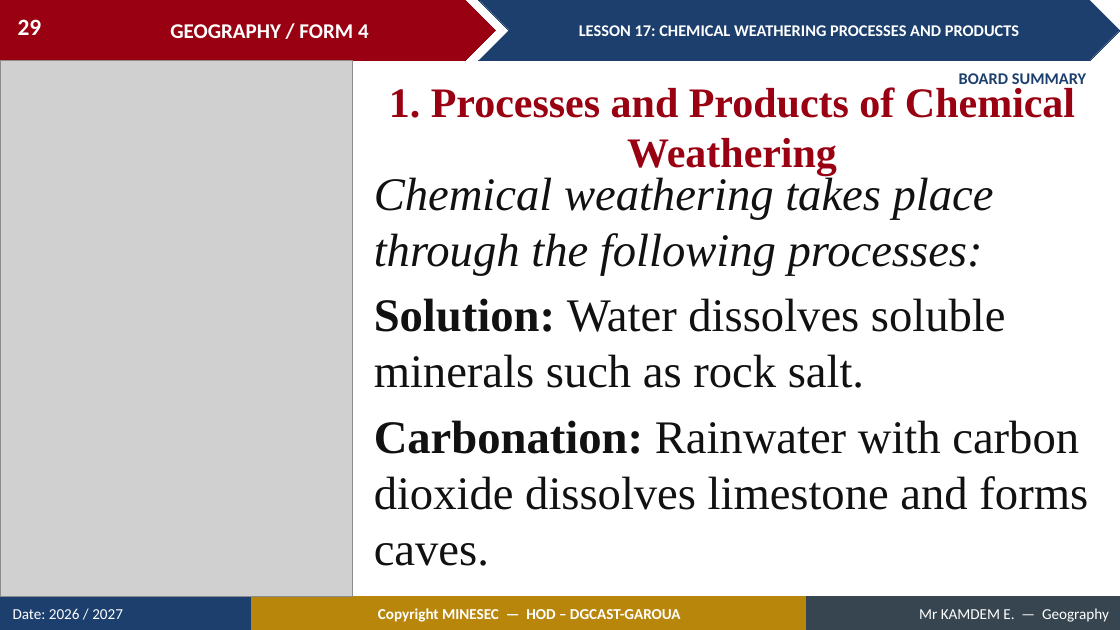
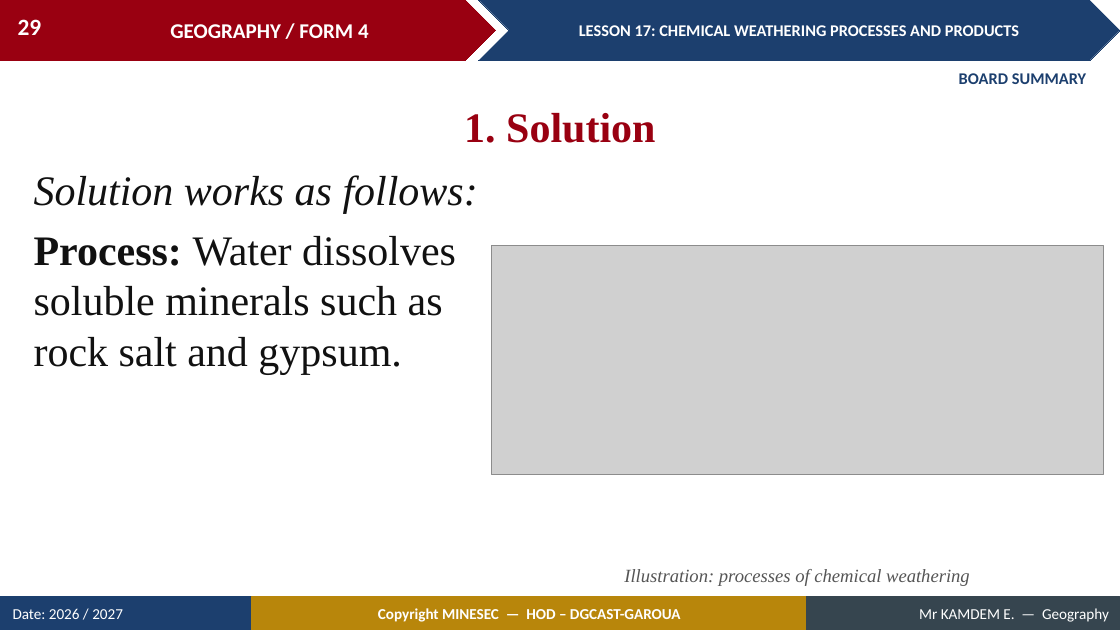
Before and after one commit to Berthautk/linea-github, a slide deck: slide 29 of lecons/F3/20_FORM4_LESSON17_Chemical_Weathering.pptx. Drawn at 1120x630 pixels with LibreOffice and Linux fonts; fonts in the diff are those of the drawing; grey boxes stand for pictures. Boxes give left, top, right and bottom in pixels: in the first picture for what was removed or moved away, otherwise in the second. Text is boxed around its words. In the diff, an @@ line names an element or a change of style, - is before the commit and + after.

```diff
--- a/lecons/F3/20_FORM4_LESSON17_Chemical_Weathering.pptx
+++ b/lecons/F3/20_FORM4_LESSON17_Chemical_Weathering.pptx
@@ picture removed at (0, 60, 353, 597) @@
@@ text added at (464, 113, 655, 143), 36 pt, text #990011, bold @@
+1. Solution
@@ text added at (34, 175, 478, 374), 36 pt, text #111111 @@
+Solution works as follows:
+Process: Water dissolves soluble minerals such as rock salt and gypsum.
@@ text removed at (374, 174, 1088, 566) @@
-Chemical weathering takes place through the following processes:
-Solution: Water dissolves soluble minerals such as rock salt.
-Carbonation: Rainwater with carbon dioxide dissolves limestone and forms caves.
@@ picture added at (492, 245, 1103, 475) @@
@@ text at (624, 569, 970, 586): text changed; size 36 to 16 pt; text colour #990011 to #555555; bold off; italic on @@
-1. Processes and Products of Chemical Weathering
+Illustration: processes of chemical weathering
```
Also in this commit, not shown: 20 other slides changed, 8 slides added, 1 slide removed, 11 other files.
